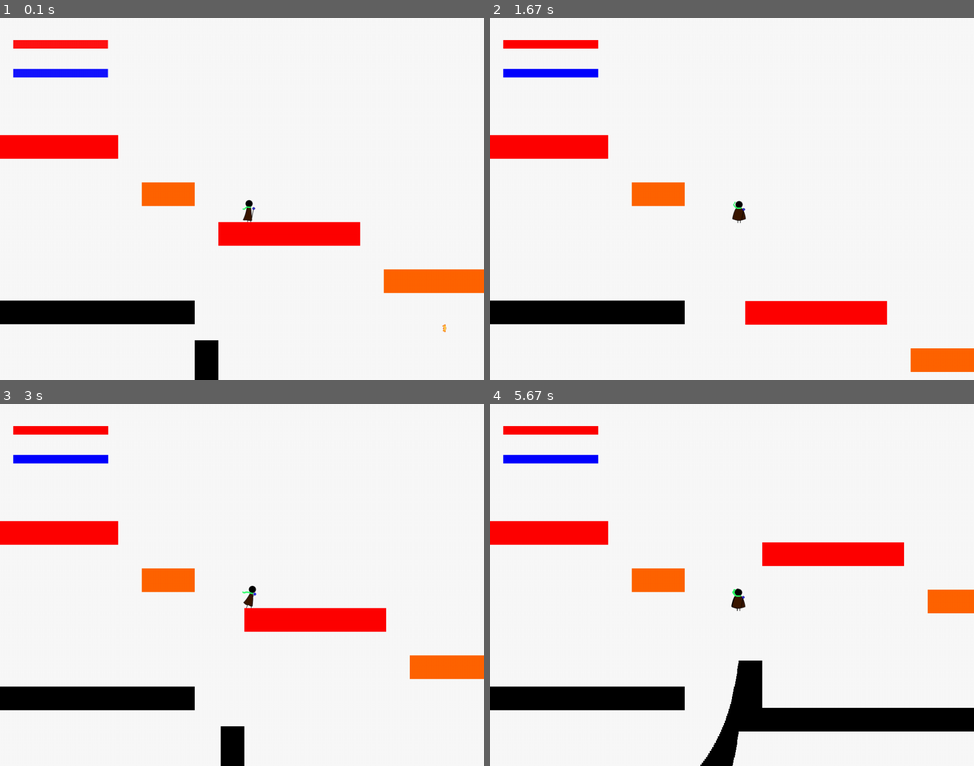
Above: before the commit, frames 1-4 (two rows, left to right).
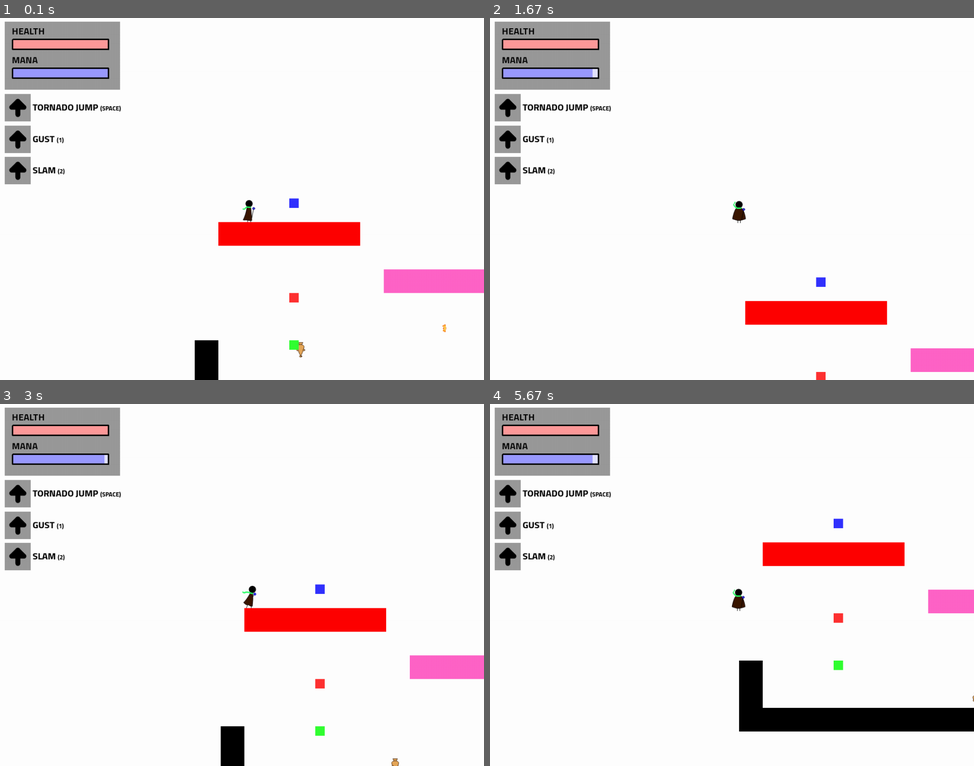
Above: after the commit, the same moments.

Repository: icanwalkonwater/sb-gamejam-pygame
Game: pygame game, started from src/main.py
The game is run twice, just before and just after one commit, with the same random seed, the same clock (stepped at 60 frames per second) and the same inputs.
Inputs:
- Up to frame 1 (0.1 s): no input
- Up to frame 2 (1.67 s): tap one key every 0.33 s from 0.33 s: Space & D D
- Up to frame 3 (3 s): tap D at 1.73, 2.03, 2.23, 2.57, 2.87 s; tap Space at 1.82 s
- Up to frame 4 (5.67 s): tap D at 3.07, 3.37, 3.63, 4.48 s; tap Space at 3.15, 4.4, 4.8, 5.1 s; tap & at 4.88 s

The runs differ from the first frame. In frame 1, 12% of the frame differs, in the area x 0-100%, y 1-94%; in frame 2, 12%; in frame 3, 12%; in frame 4, 12%, in the area x 0-100%, y 1-100%.

Commit message:
feature-orb : orb + popUp

Diff:
--- a/levels/level_test.xml
+++ b/levels/level_test.xml
@@ -40,10 +40,18 @@
         <enemy-ranged>
             <transform x="600" y="500"/>
         </enemy-ranged>
-         <enemy-heavy-rock>
+        <enemy-heavy-rock>
             <transform x="200" y="500"/>
         </enemy-heavy-rock>
-
+        <orb-tornado>
+            <transform x="200" y="400"/>
+        </orb-tornado>
+        <orb-slam>
+            <transform x="200" y="200"/>
+        </orb-slam>
+        <orb-gust>
+            <transform x="200" y="500"/>
+        </orb-gust>
     </dynamics>
     <ui>
         <ui-player-health/>
--- a/src/constants.py
+++ b/src/constants.py
@@ -7,6 +7,9 @@
 class GlobalSettings:
     """Screen resolution"""
     RESOLUTION = (1024, 768)
+
+    """Link to the banner font"""
+    FONT = "/usr/share/fonts/noto/NotoSans-Regular.ttf"
 
 
 class PhysicsSettings:
--- a/src/entities/orb.py
+++ b/src/entities/orb.py
@@ -3,15 +3,17 @@
 from entities.player import Player
 from enums import ImpactSide
 from game_object import GameObject
-from physics import PhysicsAwareGameObject
+from physics import PhysicsAwareGameObject, RigidPhysicsAwareGameObject
 from scene import Scene
+from scene_management import SceneManagement
+from ui.information_banner import InformationBanner
 
 
-class OrbTornado(PhysicsAwareGameObject):
+class OrbTornado(RigidPhysicsAwareGameObject):
     def __init__(self):
         sprite: Surface = Surface((20, 20))
         sprite.fill((255, 50, 50))
-        PhysicsAwareGameObject.__init__(self, sprite, 0)
+        RigidPhysicsAwareGameObject.__init__(self, sprite, 0)
 
     def start(self, scene: Scene):
         self.add_to_collision_mask(scene.player)
@@ -19,14 +21,16 @@
     def _on_collide(self, other: GameObject, direction_of_impact: Vector2, impact_side: ImpactSide, delta_time: float):
         other: Player
         other.ability_tornado_jump.level_up()
+        text = InformationBanner("Tornado upgraded", "Your Tornado level up to " + str(other.ability_tornado_jump.level), 3)
+        text.start(SceneManagement.active_scene)
         self.kill()
 
 
-class OrbGust(PhysicsAwareGameObject):
+class OrbGust(RigidPhysicsAwareGameObject):
     def __init__(self):
         sprite: Surface = Surface((20, 20))
         sprite.fill((50, 255, 50))
-        PhysicsAwareGameObject.__init__(self, sprite, 0)
+        RigidPhysicsAwareGameObject.__init__(self, sprite, 0)
 
     def start(self, scene: Scene):
         self.add_to_collision_mask(scene.player)
@@ -34,14 +38,16 @@
     def _on_collide(self, other: GameObject, direction_of_impact: Vector2, impact_side: ImpactSide, delta_time: float):
         other: Player
         other.ability_gust.level_up()
+        text = InformationBanner("Gust upgraded", "Your Gust level up to " + str(other.ability_gust.level), 3)
+        text.start(SceneManagement.active_scene)
         self.kill()
 
 
-class OrbSlam(PhysicsAwareGameObject):
+class OrbSlam(RigidPhysicsAwareGameObject):
     def __init__(self):
         sprite: Surface = Surface((20, 20))
         sprite.fill((50, 50, 255))
-        PhysicsAwareGameObject.__init__(self, sprite, 0)
+        RigidPhysicsAwareGameObject.__init__(self, sprite, 0)
 
     def start(self, scene: Scene):
         self.add_to_collision_mask(scene.player)
@@ -49,4 +55,6 @@
     def _on_collide(self, other: GameObject, direction_of_impact: Vector2, impact_side: ImpactSide, delta_time: float):
         other: Player
         other.ability_slam.level_up()
+        text = InformationBanner("Slam upgraded", "Your Slam level up to " + str(other.ability_slam.level), 3)
+        text.start(SceneManagement.active_scene)
         self.kill()
--- a/src/main.py
+++ b/src/main.py
@@ -74,6 +74,8 @@
 
     ui_comps = get_ui(player)
 
+
+
     scene: Scene = Scene(background, [red_box, orange_box, floor, wall_left, wall_right],
                          [player, enemy, enemy2, button, wind_stream], ui_comps)
 
@@ -98,7 +100,7 @@
         'main': create_test_scene(screen),
         'level_test': SceneLoader('levels/level_test.xml').parse_all()
     })
-    SceneManagement.load_scene('main', screen)
+    SceneManagement.load_scene('level_test', screen)
 
     SceneManagement.active_scene.start()
 
--- a/src/scene_loader.py
+++ b/src/scene_loader.py
@@ -79,7 +79,11 @@
             elif element.tag == 'prop-button':
                 go = self.__parse_prop_button(element)
             elif element.tag == 'orb-tornado':
-                go = self.__parse_orb_tornado()
+                go = self.__parse_orb_tornado(scene, element)
+            elif element.tag == 'orb-gust':
+                go = self.__parse_orb_gust(scene, element)
+            elif element.tag == 'orb-slam':
+                go = self.__parse_orb_slam(scene, element)
             elif element.tag == 'ui-player-health':
                 go = UIHealthBar()
             elif element.tag == 'ui-player-mana':
@@ -159,7 +163,7 @@
         return enemy
 
     def __parse_orb_tornado(self, scene: Scene, element: ET.Element) -> OrbTornado:
-        orb = OrbTornado
+        orb = OrbTornado()
         self.__assign_transform(element, orb)
         self.__assign_collision_masks(scene, orb, self.__parse_collision_mask(element))
 
--- /dev/null
+++ b/src/ui/information_banner.py
@@ -0,0 +1,56 @@
+import time
+from ast import Str
+
+from pygame import font as pyfont, Surface
+from pygame.constants import SRCALPHA
+from pygame import Vector2
+
+from constants import GlobalSettings
+from game_object import GameObject
+
+
+class Vecteur2(object):
+    pass
+
+
+class InformationBanner(GameObject):
+    def __init__(self, title: Str, content: Str, duration: float):
+        banner_background_surface = Surface((1024, 150), flags=SRCALPHA)
+        banner_background_surface.fill((111, 111, 111, 200))
+
+        font = pyfont.Font(GlobalSettings.FONT, 33)
+        text_surface: Surface = InformationBanner.render_font(font, title.upper())
+        banner_background_surface.blit(text_surface,
+                                       InformationBanner.title_text_placer(banner_background_surface, text_surface))
+
+        font = pyfont.Font(GlobalSettings.FONT, 19)
+        text_surface: Surface = InformationBanner.render_font(font, content)
+        banner_background_surface.blit(text_surface,
+                                       InformationBanner.content_text_placer(banner_background_surface, text_surface))
+
+        GameObject.__init__(self, banner_background_surface)
+
+        self._duration = duration
+        self._death_time = 0
+
+    def start(self, scene):
+        scene.ui.add(self)
+        self.move(Vector2(0, 500))
+        self._death_time = time.time() + self._duration
+
+    @staticmethod
+    def render_font(font: pyfont.Font, string: Str) -> Surface:
+        return font.render(string, True, (255, 255, 255))
+
+    @staticmethod
+    def content_text_placer(banner: Surface, text: Surface) -> (int, int):
+        return banner.get_width() / 2 - text.get_width() / 2, banner.get_height() - text.get_height() * 2.5
+
+    @staticmethod
+    def title_text_placer(banner: Surface, text: Surface) -> (int, int):
+        return banner.get_width() / 2 - text.get_width() / 2, banner.get_height() / 2 - text.get_height()
+
+    def update(self, delta_time: float):
+        if time.time() > self._death_time:
+            self.kill()
+        GameObject.update(self, delta_time)
